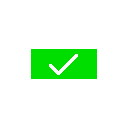
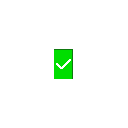
Two versions of the same layered image (128 x 128). Layer-by-layer changes:
added layer "Layer 12" above "Layer 11" over [56,59,71,69]
added layer "Layer 11" above "Layer 10" over [54,49,73,79]
painted on "Layer 10" over [49,54,78,75]
hid "Layer 9" over [31,49,97,79]
hid "Layer 8" over [45,60,64,68]
